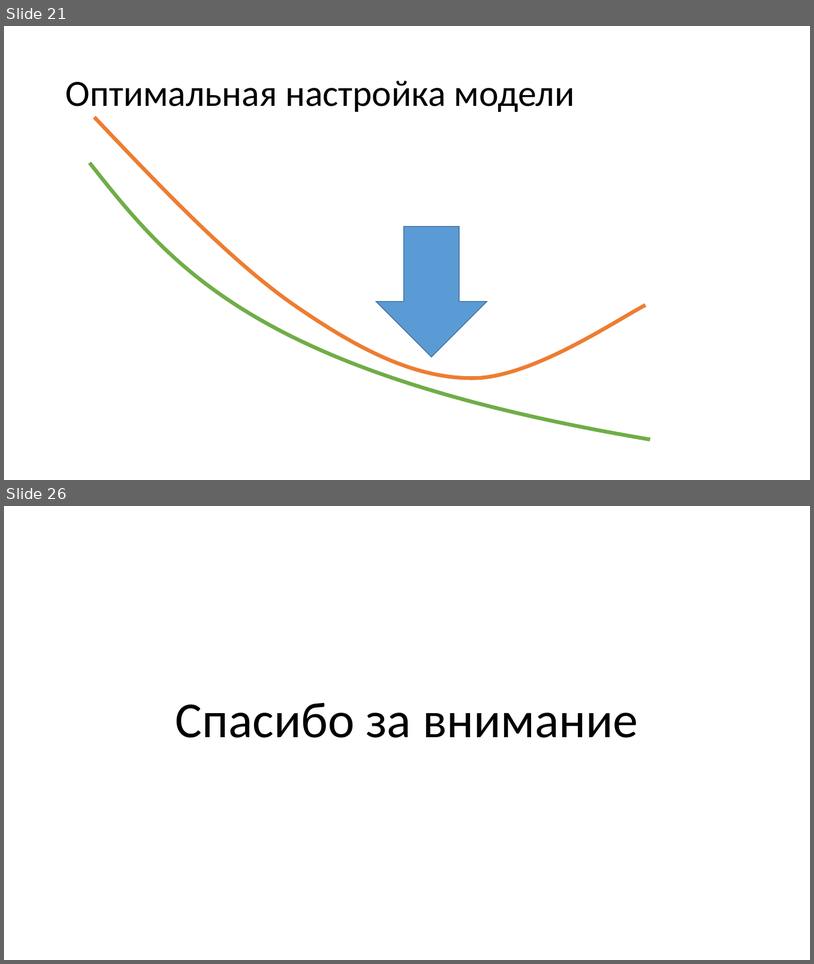
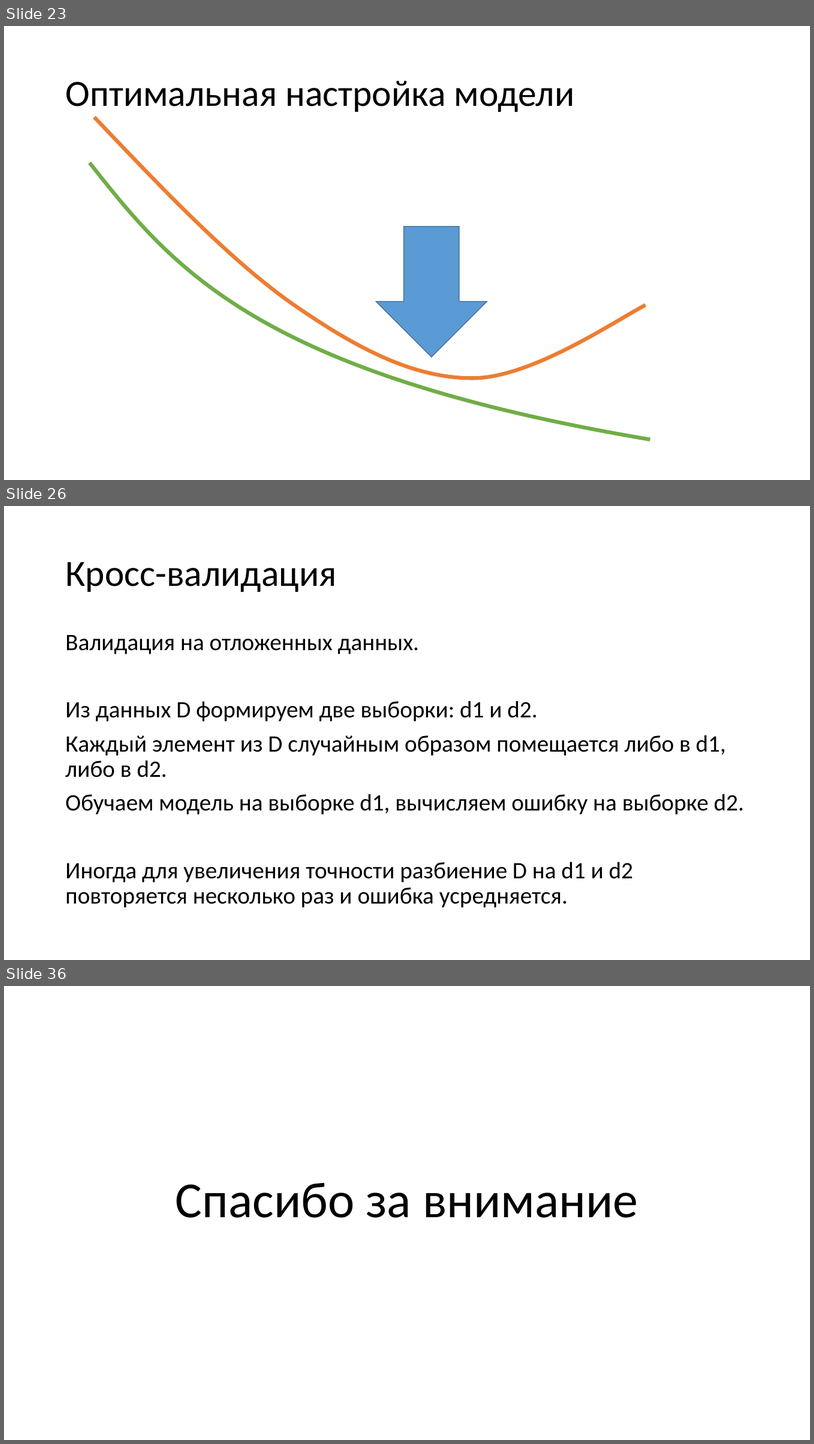
Before and after one commit to mosalov/AI_main_lectures, a slide deck: Лекция 1.pptx. Shown one above the other, each under a label of ours: slides 21 and 26 before the commit, slides 23, 26 and 36 after it; the slides between them are not shown. The pictures are 814x964 and 814x1444 pixels, drawn with LibreOffice and Linux fonts; fonts in the diff are those of the drawing. Boxes give left, top, right and bottom in pixels: in the first picture for what was removed or moved away, otherwise in the second. Text is boxed around its words. In the diff, an @@ line names an element or a change of style, - is before the commit and + after.

```diff
--- a/Лекция 1.pptx
+++ b/Лекция 1.pptx
@@ slide 26 added at [4, 506, 810, 960], background #FFFFFF @@
@@ title added at [65, 562, 336, 592], 44 pt, text #000000 @@
+Кросс-валидация
@@ text added at [65, 635, 744, 907], 28 pt, text #000000 @@
+Валидация на отложенных данных.
+Из данных D формируем две выборки: d1 и d2.
+Каждый элемент из D случайным образом помещается либо в d1, либо в d2.
+Обучаем модель на выборке d1, вычисляем ошибку на выборке d2.
+Иногда для увеличения точности разбиение D на d1 и d2 повторяется несколько раз и ошибка усредняется.
@@ what was slide 21 is now slide 23 @@
@@ what was slide 26 is now slide 36 @@
```
Also in this commit, not shown: 6 slides changed, 9 other slides added.
